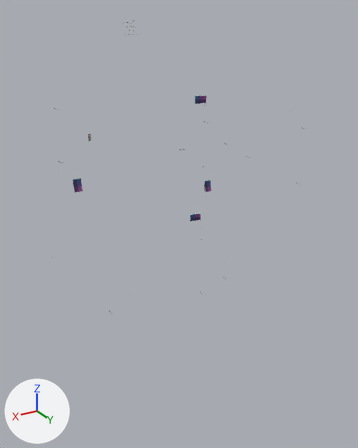
The COLLADA model Assets/Meshes/obstacles.dae: old version first, new version second.
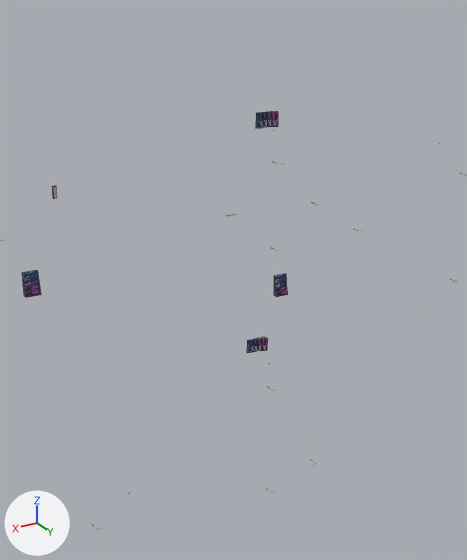
The first picture shows the older version from a camera (50 mm lens) standing at (296.0, 529.0, 216.0) and looking at (-29.0, -13.0, -56.0). The close-ups show both versions on the part from 17% to 85% of the width and 8% to 74% of the height of that picture; other places that the commit changed are outside them. Arrows for +X, +Y and +Z are at lower left; the lights stay in place. The close-ups show mesh edges as thin lines. Where no turn or scale is listed for an object, it has been applied to the vertices.

Names of what the first close-up shows: 'Env_Road_Ramp_Straight.002', 'Env_Road_Ramp_Straight.003', 'Env_Road_Ramp_Straight.005'.
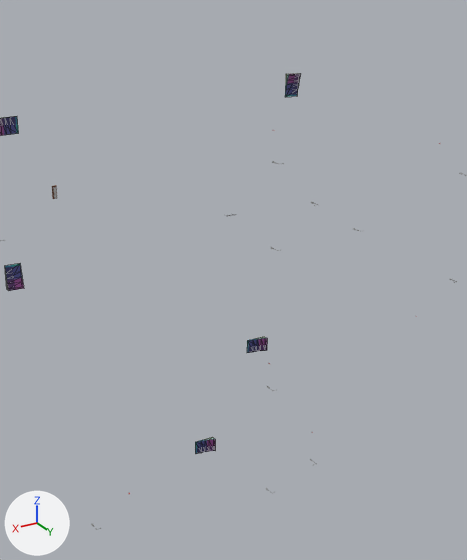
Location of each change, [x1, y1, x2, y2] in pixels of the close-ups (467 x 560 px):
'Env_Road_Ramp_Straight.003', moved
    before: [22, 270, 41, 297]
    after: [5, 263, 24, 291]
'Env_Road_Ramp_Straight.005', moved
    before: [256, 111, 278, 128]
    after: [195, 437, 215, 454]
'Env_Road_Ramp_Straight.002', moved, turned
    before: [274, 274, 288, 297]
    after: [285, 73, 301, 97]
'Env_Road_Ramp_Straight.006', added
    after: [0, 116, 18, 136]

What changed in the scene script:
```text
Change ob_env_road_ramp_straight_005:
    ob_env_road_ramp_straight_005.location: (-59.4, -0.7, 113.4) -> (-11.0, -0.6, -114.5)
Change ob_env_road_ramp_straight_003:
    ob_env_road_ramp_straight_003.location: (115.4, -0.7, 23.1) -> (125.7, -0.6, 29.2)
Change ob_env_road_ramp_straight_002:
    ob_env_road_ramp_straight_002.location: (-66.9, -0.7, -9.8) -> (-72.5, -0.6, 141.0)
    ob_env_road_ramp_straight_002.rotation_euler: (0.0, -1.567, 0.0) -> (0.0, 1.575, 0.0)  # degrees (0, -90, 0) -> degrees (0, 90, 0)
Add ob_env_road_ramp_straight_006:
    ob_env_road_ramp_straight_006 = bpy.data.objects.new('Env_Road_Ramp_Straight.006', me_mesh_268)
    ob_env_road_ramp_straight_006.location = (129.5, -0.6, 124.4)
    ob_env_road_ramp_straight_006.rotation_euler = (0.0, -3.129, 0.0)  # degrees (0, -179, 0)
```
